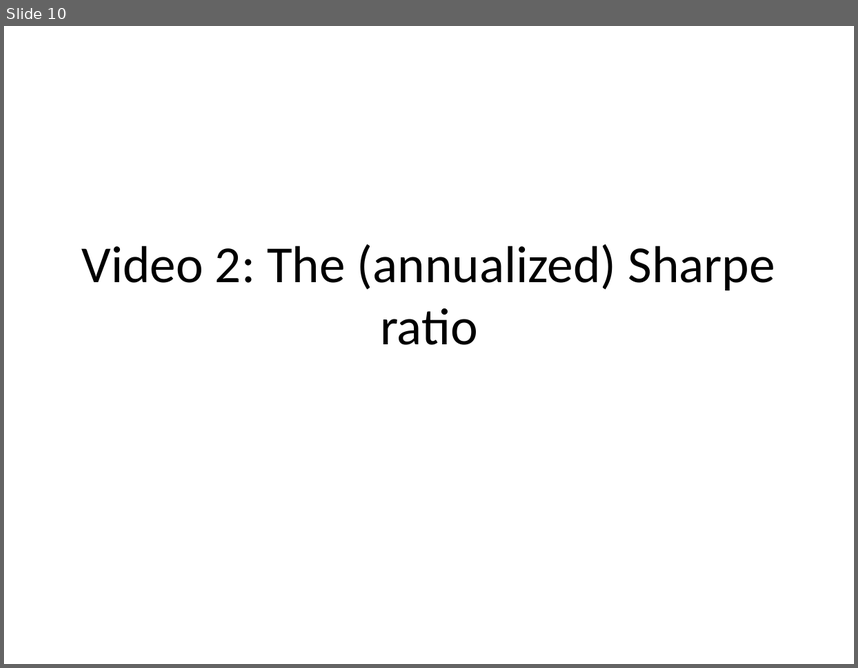
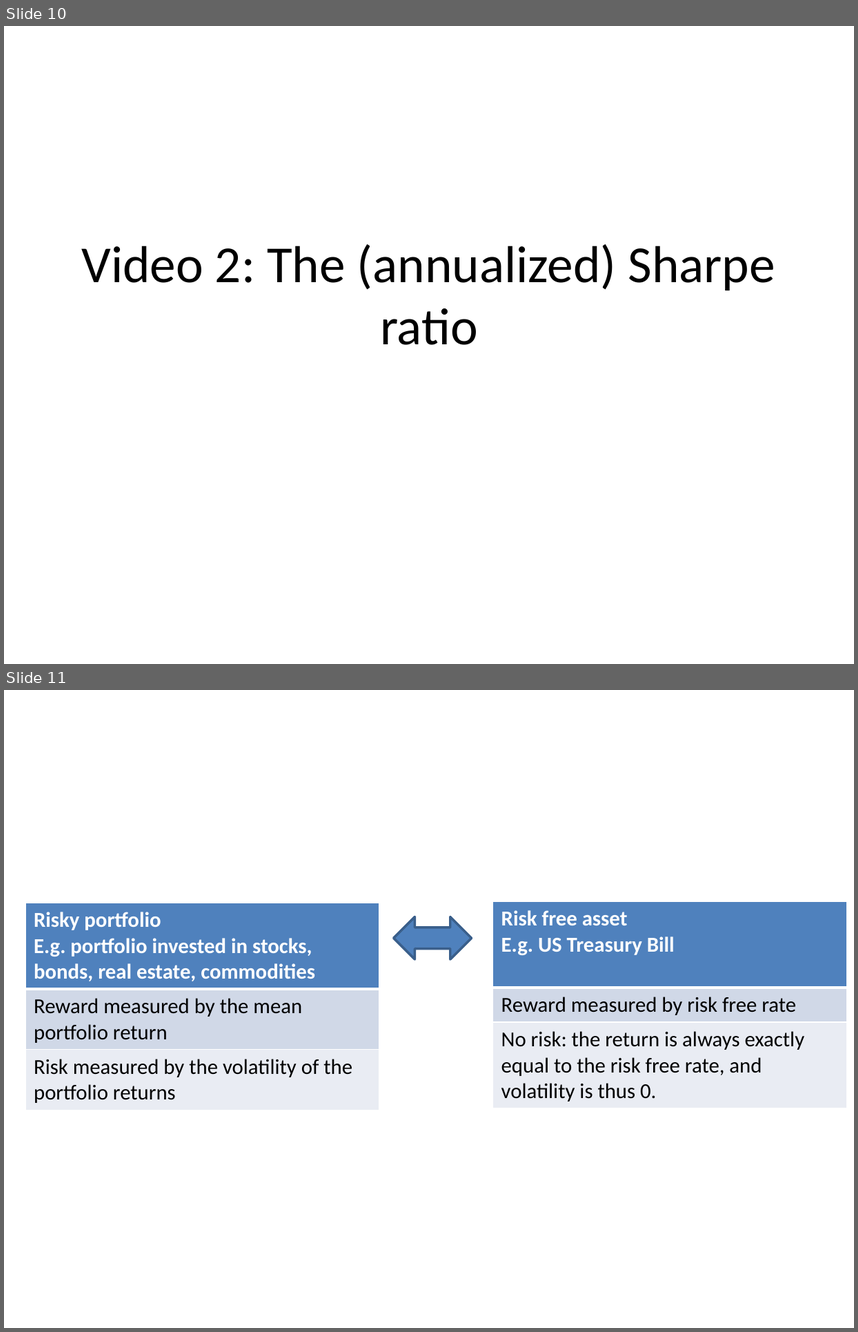
Before and after one commit to saciestudio/courses-intro-portfolio-analysis, a slide deck: scripts/Chapter2.pptx. Shown one above the other, each under a label of ours: slide 10 before the commit, slides 10 and 11 after it. The pictures are 858x668 and 858x1332 pixels, drawn with LibreOffice and Linux fonts; fonts in the diff are those of the drawing. Boxes give left, top, right and bottom in pixels: in the first picture for what was removed or moved away, otherwise in the second. Text is boxed around its words. In the diff, an @@ line names an element or a change of style, - is before the commit and + after.

```diff
--- a/scripts/Chapter2.pptx
+++ b/scripts/Chapter2.pptx
@@ slide 11 added at <box>4,690,854,1328</box>, background #FFFFFF @@
@@ table added at <box>25,903,380,1107</box>, 3 rows, 1 columns @@
+Risky portfolio / E.g. portfolio invested in stocks, bonds, real estate, commodities
+Reward measured by the mean portfolio return
+Risk measured by the volatility of the portfolio returns
@@ left right arrow added at <box>393,917,472,960</box>, fill #4F81BD, outline #3A5F8C 2 pt @@
@@ table added at <box>493,901,847,1105</box>, 3 rows, 1 columns @@
+Risk free asset / E.g. US Treasury Bill
+Reward measured by risk free rate
+No risk: the return is always exactly equal to the risk free rate, and volatility is thus 0.
```
Also in this commit, not shown: 3 other slides added, 4 slides removed, 3 other files.
